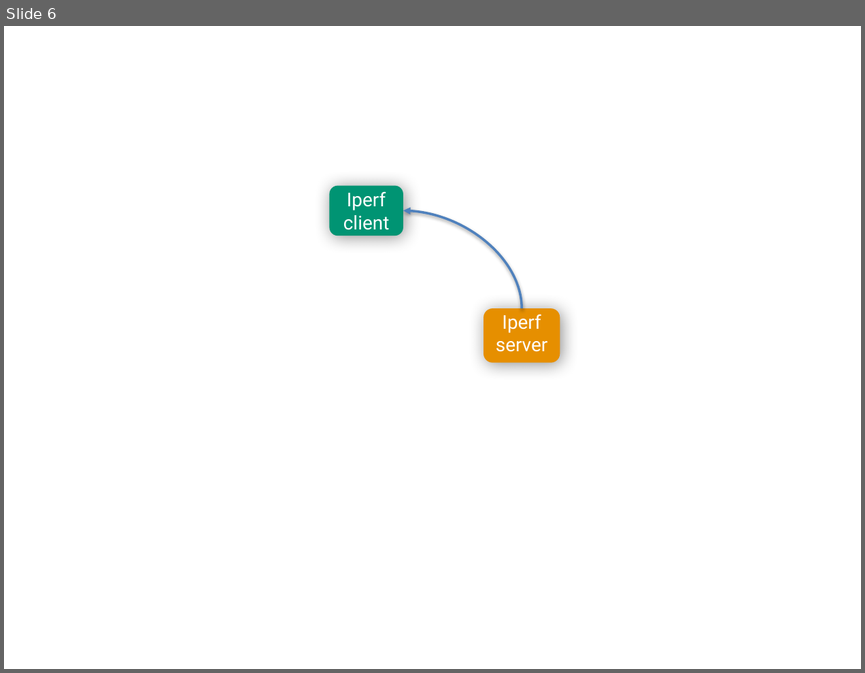
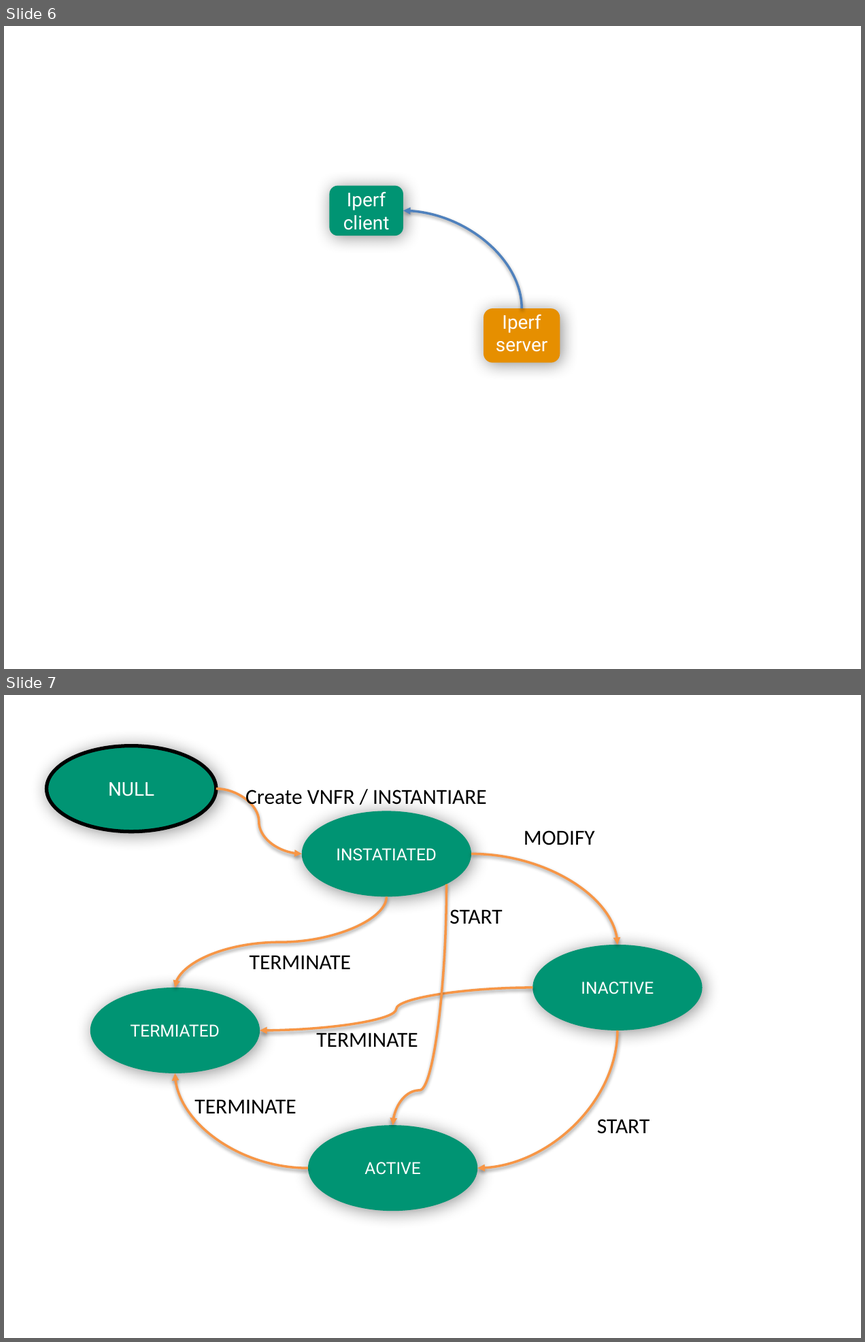
Before and after one commit to openbaton/docs, a slide deck: docs/images/openbaton-stencils.pptx. Shown one above the other, each under a label of ours: slide 6 before the commit, slides 6 and 7 after it. The pictures are 865x673 and 865x1342 pixels, drawn with LibreOffice and Linux fonts; fonts in the diff are those of the drawing. Boxes give left, top, right and bottom in pixels: in the first picture for what was removed or moved away, otherwise in the second. Text is boxed around its words. In the diff, an @@ line names an element or a change of style, - is before the commit and + after.

```diff
--- a/docs/images/openbaton-stencils.pptx
+++ b/docs/images/openbaton-stencils.pptx
@@ slide 7 added at [4, 695, 861, 1338], background #FFFFFF @@
@@ ellipse added at [47, 745, 216, 831], fill #009473, outline #000000 3 pt, 16 pt, text #FFFFFF @@
+NULL
@@ curved arrow added from (215, 788) to (301, 853), #F79646 2 pt @@
@@ text added at [245, 790, 487, 809], 18 pt, text #000000 @@
+Create VNFR / INSTANTIARE
@@ ellipse added at [301, 811, 471, 896], fill #009473, 14 pt, text #FFFFFF @@
+INSTATIATED
@@ text added at [524, 830, 595, 845], 18 pt, text #000000 @@
+MODIFY
@@ curved arrow added from (471, 853) to (617, 945), #F79646 2 pt @@
@@ curved arrow added from (386, 896) to (175, 987), #F79646 2 pt @@
@@ curved arrow added from (446, 884) to (393, 1125), #F79646 2 pt @@
@@ text added at [449, 909, 502, 924], 18 pt, text #000000 @@
+START
@@ text added at [249, 955, 351, 969], 18 pt, text #000000 @@
+TERMINATE
@@ ellipse added at [532, 945, 702, 1030], fill #009473, 14 pt, text #FFFFFF @@
+INACTIVE
@@ ellipse added at [90, 987, 260, 1073], fill #009473, 14 pt, text #FFFFFF @@
+TERMIATED
@@ curved arrow added from (532, 987) to (259, 1030), #F79646 2 pt @@
@@ text added at [316, 1028, 417, 1047], 18 pt, text #000000 @@
+TERMINATE
@@ curved arrow added from (617, 1030) to (478, 1168), #F79646 2 pt @@
@@ curved arrow added from (308, 1168) to (175, 1073), #F79646 2 pt @@
@@ text added at [194, 1099, 296, 1119], 18 pt, text #000000 @@
+TERMINATE
@@ text added at [597, 1119, 649, 1134], 18 pt, text #000000 @@
+START
@@ ellipse added at [308, 1125, 478, 1211], fill #009473, 14 pt, text #FFFFFF @@
+ACTIVE
```
Also in this commit, not shown: 5 other files.
